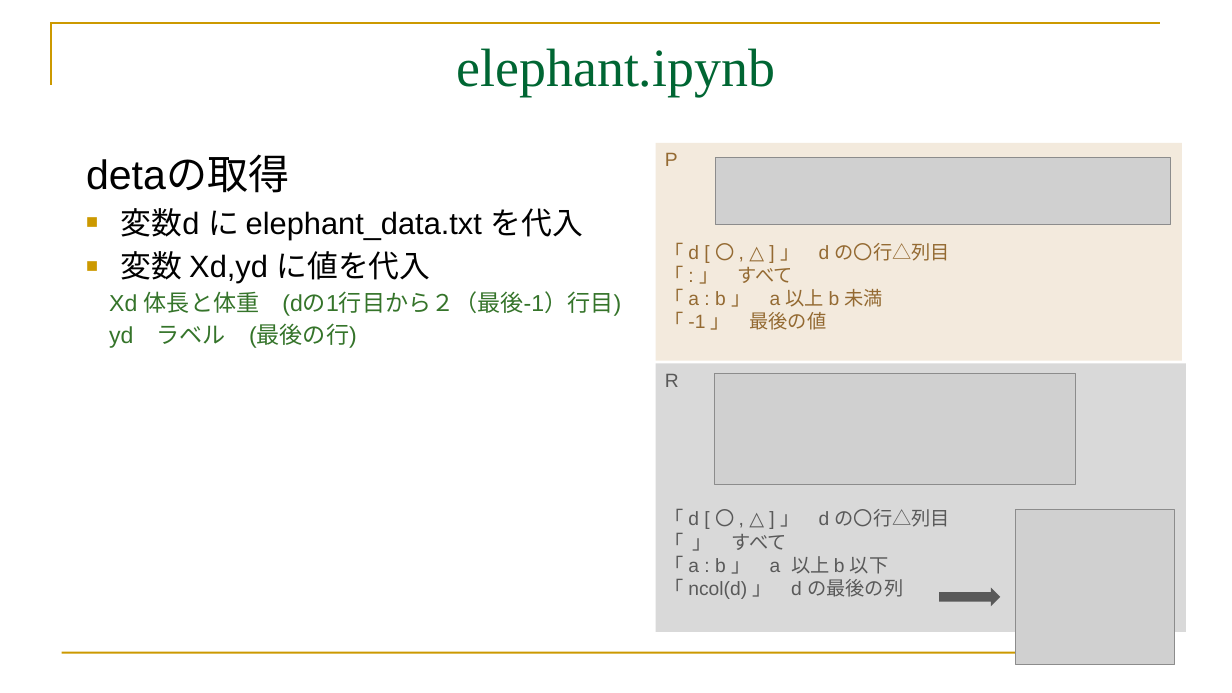
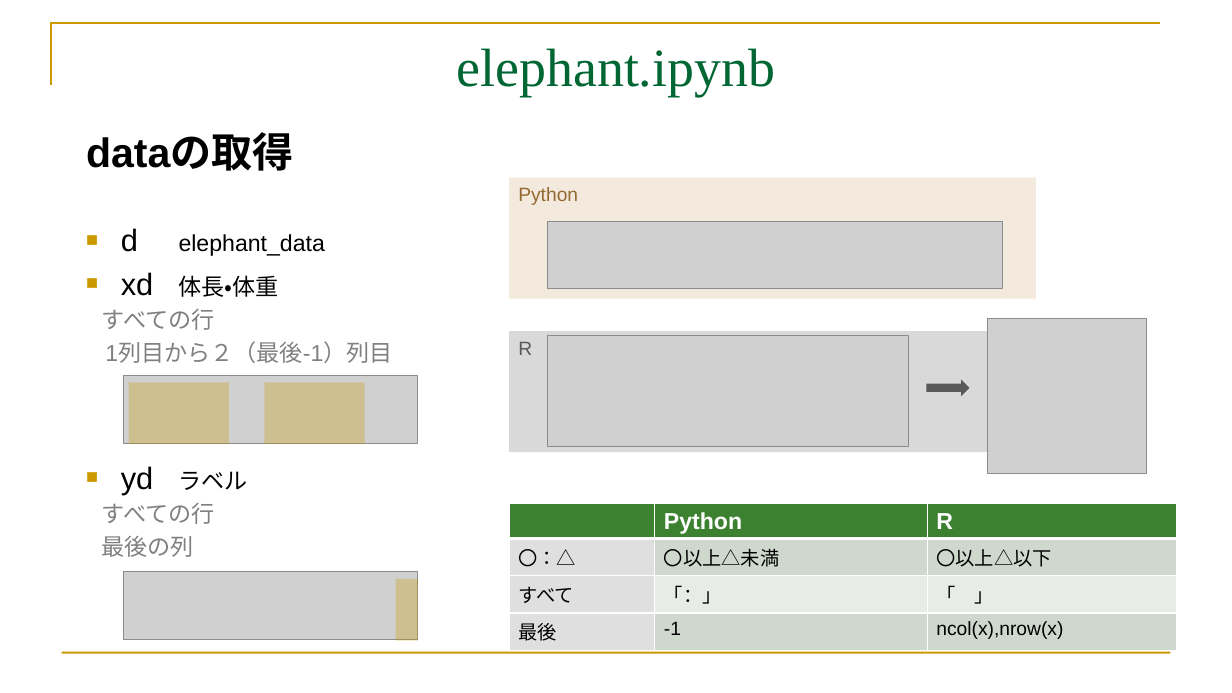
Before and after one commit to mei-517/GoogleColab, a slide deck: slide 4 of GoogleColab.part3.pptx. Drawn at 1232x693 pixels with LibreOffice and Linux fonts; fonts in the diff are those of the drawing; grey boxes stand for pictures. Boxes give left, top, right and bottom in pixels: in the first picture for what was removed or moved away, otherwise in the second. Text is boxed around its words. In the diff, an @@ line names an element or a change of style, - is before the commit and + after.

```diff
--- a/GoogleColab.part3.pptx
+++ b/GoogleColab.part3.pptx
@@ text added at (86, 134, 294, 171), 32 pt, text #000000, bold @@
+dataの取得
@@ rectangle removed at (656, 143, 1183, 361) @@
-P
-「 d [ 〇 , △ ] 」 d の〇行△列目
-「 : 」 すべて
-「 a : b 」 a 以上 b 未満
-「 -1 」 最後の値
@@ rectangle added at (509, 177, 1036, 299), fill #F3EADD, 15 pt, text #946A32 @@
+Python
@@ text at (102, 228, 393, 557): text changed; size 24 to 18 pt; text colour #000000 to #808080 @@
-detaの取得
-■ 変数d に elephant_data.txt を代入
-■ 変数 Xd,yd に値を代入
-Xd 体長と体重 (dの1行目から２（最後-1）行目)
-yd ラベル (最後の行)
+■ d elephant_data
+■ xd 体長・体重
+すべての行
+1列目から２（最後-1）列目
+■ yd ラベル
+すべての行
+最後の列
@@ picture: place and size @@
-picture at (715, 157, 1171, 225)
+picture at (547, 221, 1003, 288)
@@ picture: place and size @@
-picture at (1016, 510, 1175, 665)
+picture at (988, 319, 1147, 474)
@@ rectangle added at (509, 331, 1036, 452), fill #D9D9D9, 15 pt, text #595959 @@
+R
@@ picture: place and size @@
-picture at (714, 373, 1076, 484)
+picture at (547, 335, 909, 446)
@@ picture added at (124, 376, 418, 445) @@
@@ rectangle added at (128, 383, 229, 445), fill #CC9900 at 30% opacity @@
@@ rectangle added at (264, 383, 365, 445), fill #CC9900 at 30% opacity @@
@@ rectangle removed at (656, 363, 1187, 632) @@
-R
-「 d [ 〇 , △ ] 」 d の〇行△列目
-「 」 すべて
-「 a : b 」 a 以上 b 以下
-「 ncol(d) 」 d の最後の列
@@ right arrow added at (927, 380, 970, 396), fill #595959 @@
@@ table added at (509, 504, 1177, 645), 4 rows, 3 columns @@
+ | Python | R
+〇：△ | 〇以上△未満 | 〇以上△以下
+すべて | 「：」 | 「 」
+最後 | -1 | ncol(x),nrow(x)
@@ picture added at (124, 571, 418, 640) @@
@@ rectangle added at (396, 579, 418, 640), fill #CC9900 at 30% opacity @@
@@ right arrow removed at (939, 588, 1000, 606) @@
```
Also in this commit, not shown: 1 other slide changed, 5 slides added, 4 slides removed, 7 other files.
